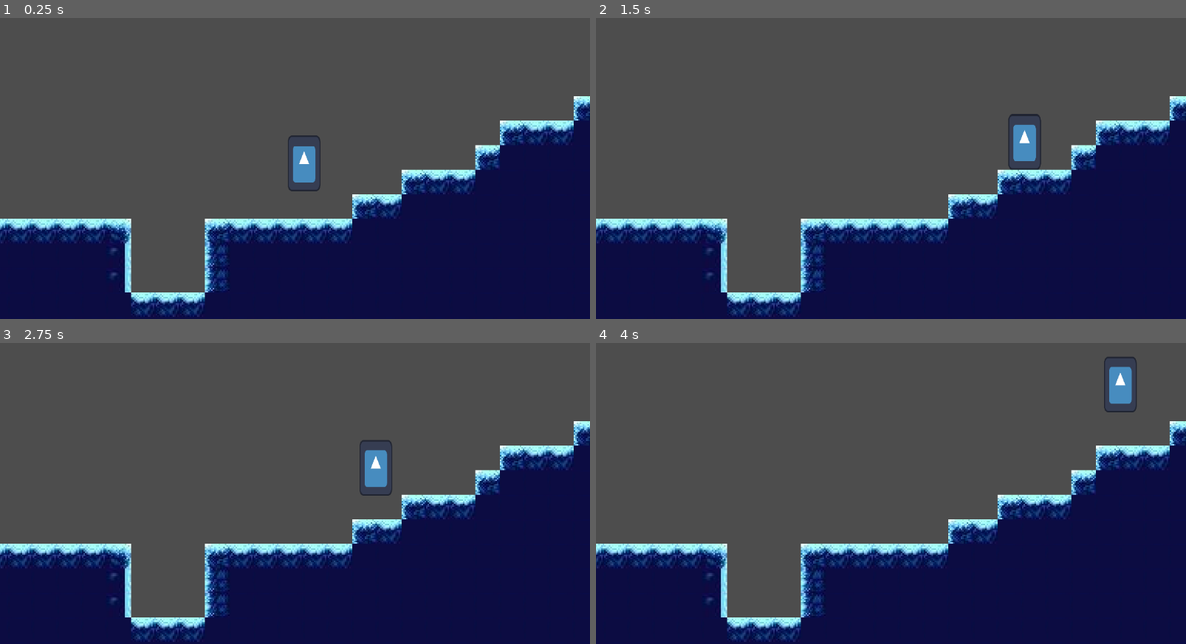
Above: before the commit, frames 1-4 (two rows, left to right).
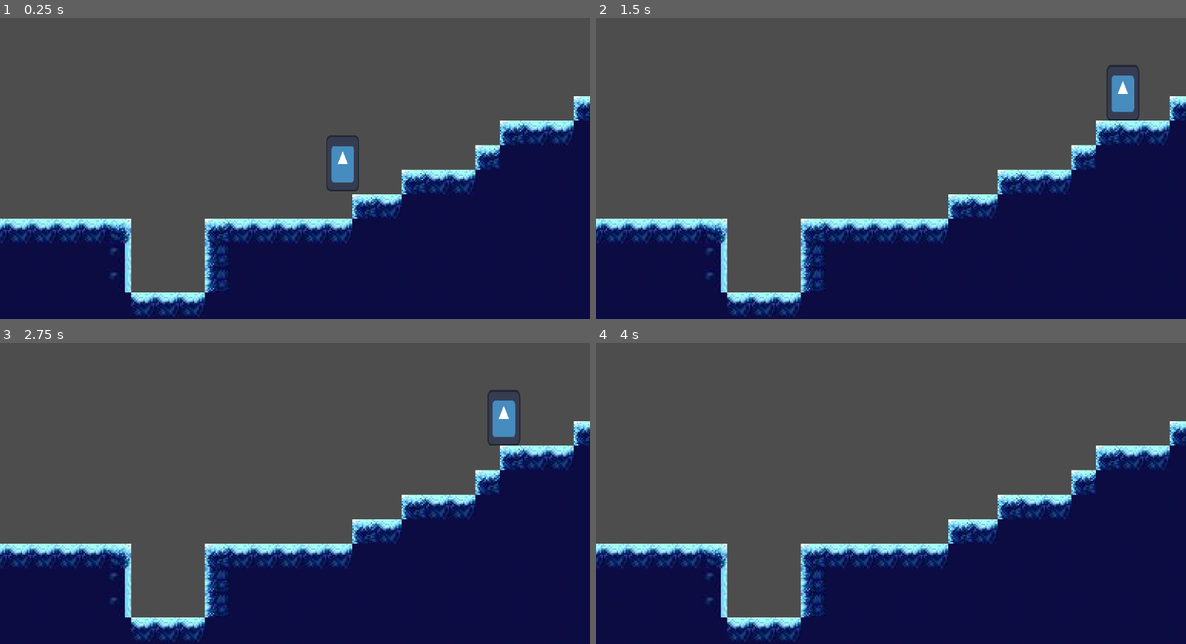
Above: after the commit, the same moments.

Repository: ssheng2000/ChipiChapa
Game: Godot game, scene res://world.tscn
Two runs of this game, one before a commit and one after it. Both use one fixed random seed, a clock stepped at 60 frames per second and the inputs below. The engine's default icon, where the game draws it, is replaced by a stand-in: a white triangle on a blue panel in a dark square.
Inputs:
- Up to frame 1 (0.25 s): no input
- Up to frame 2 (1.5 s): tap Enter (ui_accept) at 0.5, 0.77 s; hold Right (ui_right) from 0.53 s (still down)
- Up to frame 3 (2.75 s): tap Enter (ui_accept) at 1.52 s; release Right (ui_right) at 2.03 s; hold Left (ui_left) from 2.03 s (still down)
- Up to frame 4 (4 s): release Left (ui_left) at 2.78 s; hold Right (ui_right) from 2.78 s (still down); tap Enter (ui_accept) at 3.02, 3.77 s

The runs differ from the first frame. In frame 1, 1.2% of the frame differs, in the area x 48-61%, y 38-58%; in frame 2, 1.2%, in the area x 69-93%, y 15-51%; in frame 3, 1.2%; in frame 4, 0.6%.

Commit message:
Add automatic character movement

Diff:
--- a/Scripts/player.gd
+++ b/Scripts/player.gd
@@ -6,6 +6,9 @@
 
 ## Step climbing settings
 const MAX_STEP_HEIGHT := 100.0  # Max ledge height (pixels) the player can walk up
+
+## The character always moves. Arrow keys flip the direction.
+var move_dir := 1.0  # 1.0 = right, -1.0 = left
 
 
 func _physics_process(delta: float) -> void:
@@ -17,18 +20,20 @@
 	if Input.is_action_just_pressed("ui_accept") and is_on_floor():
 		velocity.y = JUMP_VELOCITY
 
-	# Get the input direction and handle the movement/deceleration.
-	var direction := Input.get_axis("ui_left", "ui_right")
-	if direction:
-		velocity.x = direction * SPEED
-	else:
-		velocity.x = move_toward(velocity.x, 0, SPEED)
+	# Change direction on key press (not held – just the tap).
+	if Input.is_action_just_pressed("ui_right"):
+		move_dir = 1.0
+	elif Input.is_action_just_pressed("ui_left"):
+		move_dir = -1.0
+
+	# Always move in the current direction.
+	velocity.x = move_dir * SPEED
 
 	move_and_slide()
 
 	# --- Step / ledge climbing ---
-	if is_on_floor() and direction != 0.0:
-		_try_step_up(direction)
+	if is_on_floor():
+		_try_step_up(move_dir)
 
 
 ## Automatically walk up small steps using test_move().
Not shown: 1 places in world.tscn that only renumber resources
